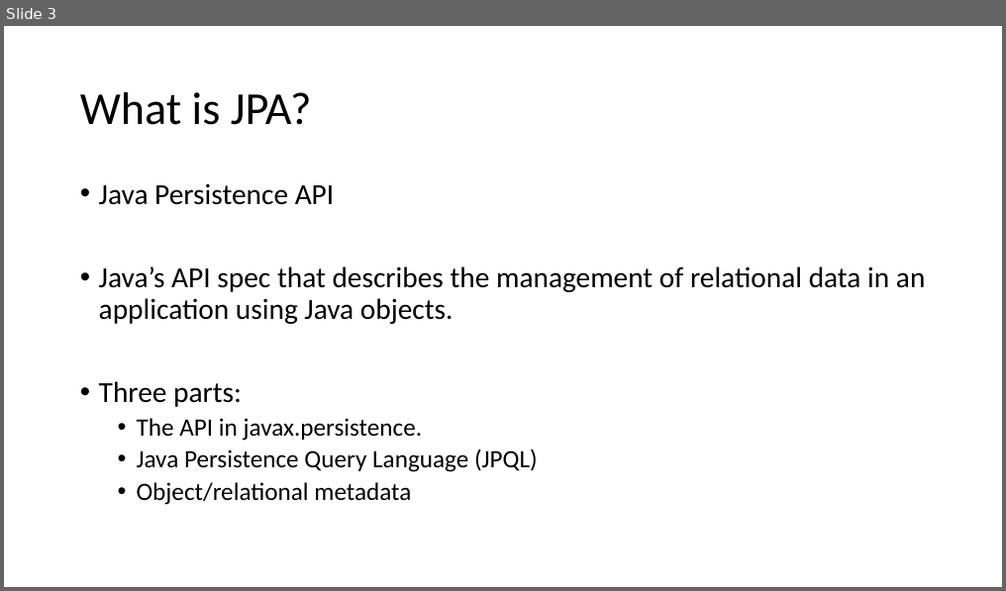
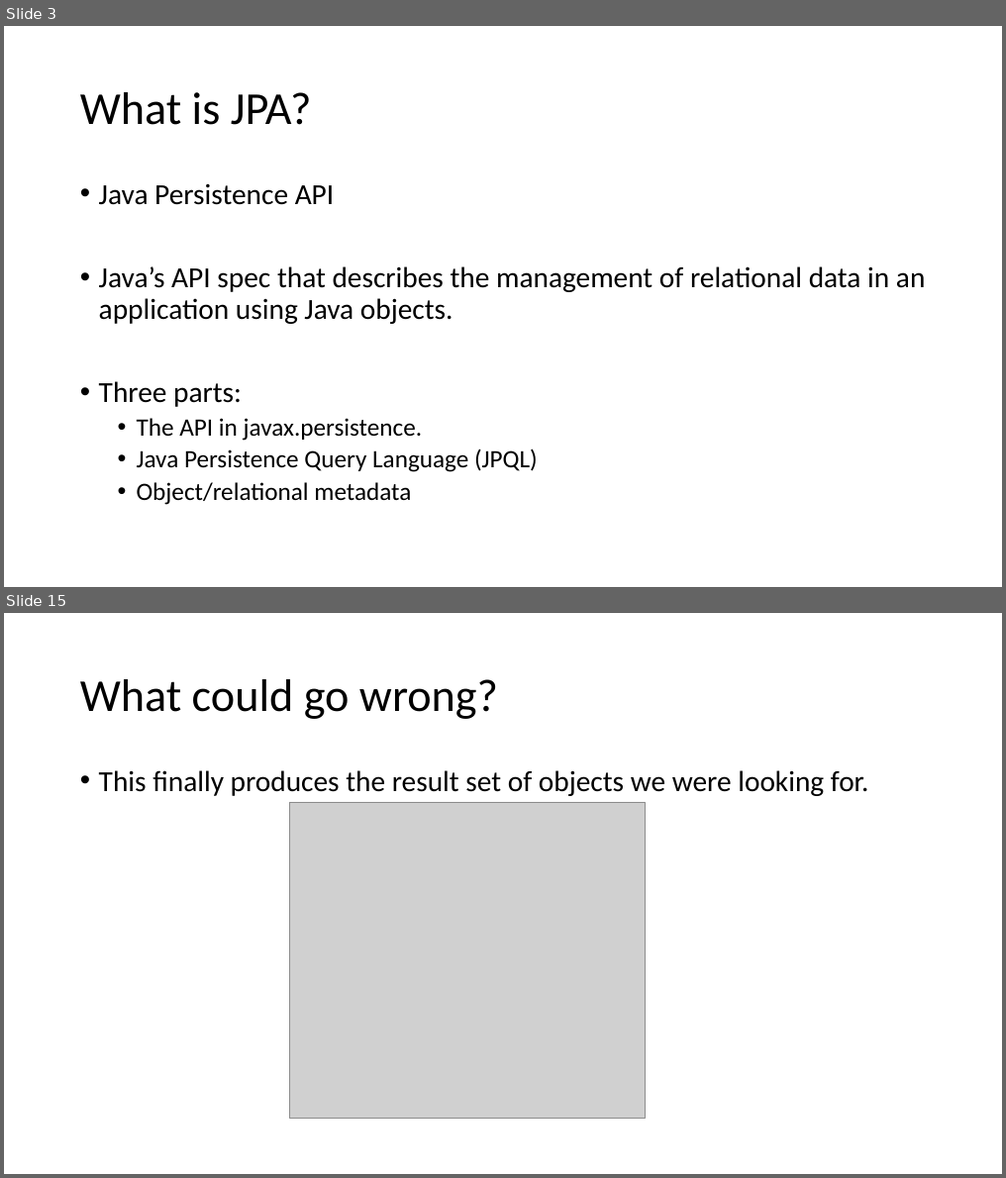
Before and after one commit to sfaria/jpa-demo, a slide deck: JPA-JPQL Query Performance.pptx. Shown one above the other, each under a label of ours: slide 3 before the commit, slides 3 and 15 after it; the slides between them are not shown. The pictures are 1006x591 and 1006x1178 pixels, drawn with LibreOffice and Linux fonts; fonts in the diff are those of the drawing; grey boxes stand for pictures. Boxes give left, top, right and bottom in pixels: in the first picture for what was removed or moved away, otherwise in the second. Text is boxed around its words. In the diff, an @@ line names an element or a change of style, - is before the commit and + after.

```diff
--- a/JPA-JPQL Query Performance.pptx
+++ b/JPA-JPQL Query Performance.pptx
@@ slide 15 added at <box>4,613,1002,1174</box>, background #FFFFFF @@
@@ title added at <box>80,679,498,719</box>, 44 pt, text #000000 @@
+What could go wrong?
@@ text added at <box>99,770,868,796</box>, 28 pt, text #000000 @@
+• This finally produces the result set of objects we were looking for.
@@ picture added at <box>289,802,646,1119</box> @@
```
Also in this commit, not shown: 3 slides changed, 11 other slides added, 3 slides removed.
